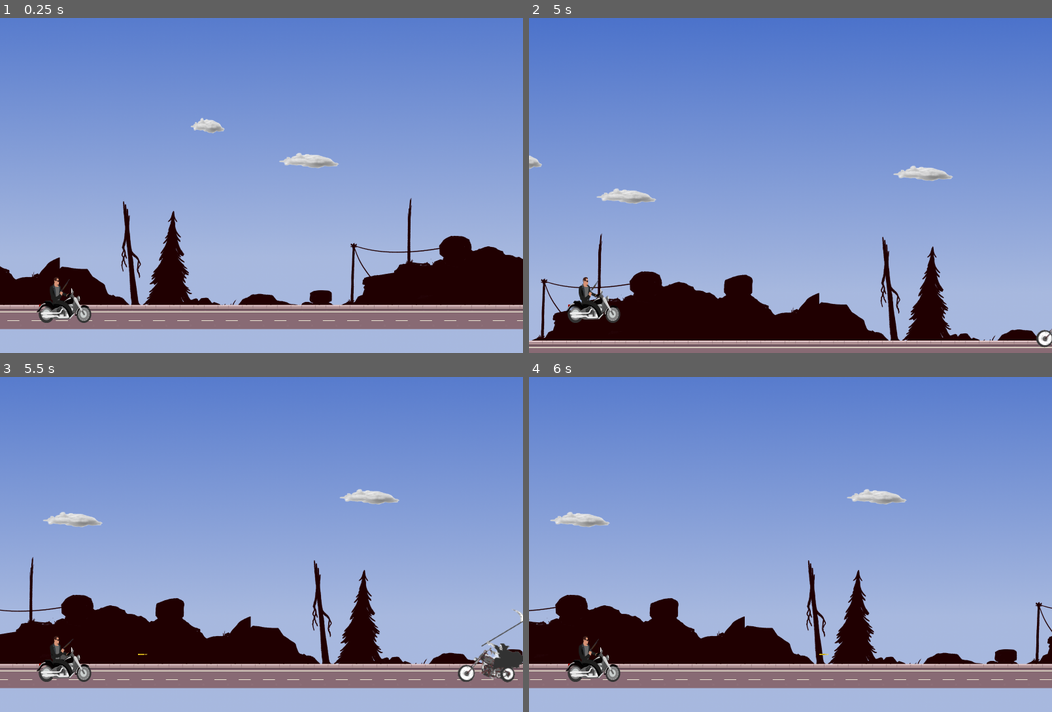
Above: before the commit, frames 1-4 (two rows, left to right).
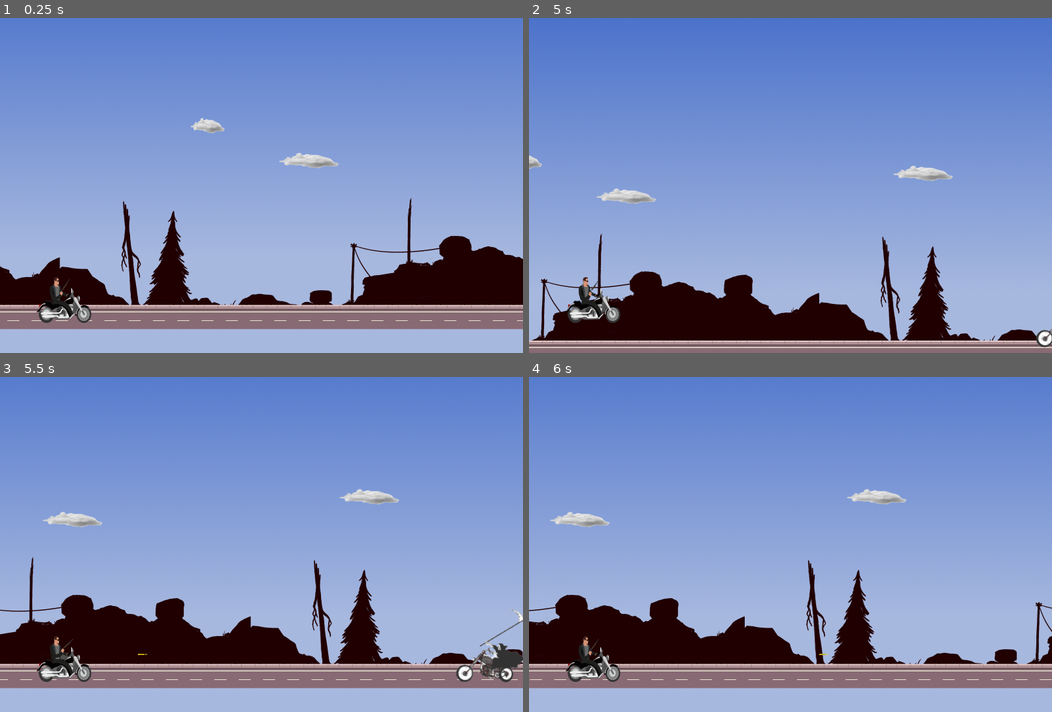
Above: after the commit, the same moments.

Repository: RafaelPuhl/Sons-Of-Anarchy-Game-GODOT-
Game: Godot game, scene res://scenes/Fase_1.tscn
The game is run twice, just before and just after one commit, with the same random seed, the same clock (stepped at 60 frames per second) and the same inputs.
Inputs:
- Up to frame 1 (0.25 s): no input
- Up to frame 2 (5 s): tap Enter at 0.5 s; hold F (atirar) 0.53-1.28 s; hold Right (right) 0.53-2.03 s; tap Space (jump) at 0.77, 1.52, 3.02, 3.77, 4.52 s; tap Left (stop) at 1.35, 2.85, 4.35 s; hold F (atirar) 2.03-2.78 s; hold Right (right) 2.78-4.28 s; hold F (atirar) 3.53-4.28 s
- Up to frame 3 (5.5 s): hold Right (right) from 5.03 s (still down); hold F (atirar) from 5.03 s (still down)
- Up to frame 4 (6 s): release Right (right) at 5.78 s; release F (atirar) at 5.78 s; tap Left (stop) at 5.85 s

Frames 1-2 are identical in both runs. In frame 3, 0.5% of the frame differs, in the area x 87-100%, y 69-92%; in frame 4, nothing differs.

Commit message:
pr_second_atualization

Diff:
--- a/Enemies/Enemy_Fear.gd
+++ b/Enemies/Enemy_Fear.gd
@@ -1,12 +1,19 @@
 extends KinematicBody2D
 
 const GRAVIDADE = 2500
+const speed = 200
+
 var velocidade = Vector2.ZERO
+var player = null
 
 func _ready():
 	add_to_group("enemies") # Adiciona o inimigo ao grupo "enemies"
-
+	player = get_parent().get_node("Player_JaxTeller") # Ajuste o nome do nó do jogador de acordo com a sua cena
 
 func _physics_process(delta):
 	velocidade.y += GRAVIDADE * delta
-	velocidade = move_and_slide(velocidade,Vector2.UP)
+	velocidade = move_and_slide(velocidade, Vector2.UP)
+	if is_on_floor() and player and player.is_inside_tree():
+		var direction = player.global_position - global_position
+		direction = direction.normalized()
+		velocidade += direction * speed * delta
--- /dev/null
+++ b/Fonts/Xolonium_40.tres
@@ -0,0 +1,7 @@
+[gd_resource type="DynamicFont" load_steps=2 format=2]
+
+[ext_resource path="res://Fonts/Xolonium-Regular.ttf" type="DynamicFontData" id=1]
+
+[resource]
+size = 40
+font_data = ExtResource( 1 )
--- /dev/null
+++ b/scenes/GameOverScreen.gd
@@ -0,0 +1,10 @@
+extends CanvasLayer
+
+
+
+func _on_RestartButton_pressed() -> void:
+	get_tree().change_scene("res://scenes/Fase_1.tscn")
+
+
+func _on_QuitButton_pressed() -> void:
+	get_tree().quit()
--- a/scenes/GameOverScreen.tscn
+++ b/scenes/GameOverScreen.tscn
@@ -1,6 +1,8 @@
-[gd_scene load_steps=3 format=2]
+[gd_scene load_steps=5 format=2]
 
 [ext_resource path="res://Fonts/Xolonium.tres" type="DynamicFont" id=1]
+[ext_resource path="res://Fonts/Xolonium_40.tres" type="DynamicFont" id=2]
+[ext_resource path="res://scenes/GameOverScreen.gd" type="Script" id=3]
 
 [sub_resource type="StyleBoxFlat" id=1]
 bg_color = Color( 0.662745, 0.25098, 0.25098, 1 )
@@ -12,24 +14,32 @@
 shadow_size = 50
 
 [node name="GameOverScreen" type="CanvasLayer"]
+script = ExtResource( 3 )
 
 [node name="PanelContainer" type="PanelContainer" parent="."]
-margin_right = 1600.0
-margin_bottom = 1024.0
+margin_right = 2752.0
+margin_bottom = 1600.0
 custom_styles/panel = SubResource( 1 )
 
 [node name="MarginContainer" type="MarginContainer" parent="PanelContainer"]
 margin_left = 10.0
 margin_top = 10.0
-margin_right = 1590.0
-margin_bottom = 1014.0
+margin_right = 2742.0
+margin_bottom = 1590.0
+custom_constants/margin_right = 90
+custom_constants/margin_top = 200
+custom_constants/margin_left = 90
+custom_constants/margin_bottom = 90
 
 [node name="Rows" type="VBoxContainer" parent="PanelContainer/MarginContainer"]
-margin_right = 1580.0
-margin_bottom = 1004.0
+margin_left = 90.0
+margin_top = 200.0
+margin_right = 2642.0
+margin_bottom = 1490.0
+custom_constants/separation = 50
 
 [node name="Title" type="Label" parent="PanelContainer/MarginContainer/Rows"]
-margin_right = 1580.0
+margin_right = 2552.0
 margin_bottom = 97.0
 custom_fonts/font = ExtResource( 1 )
 text = "Game Over"
@@ -37,12 +47,19 @@
 valign = 1
 uppercase = true
 
-[node name="Button" type="Button" parent="PanelContainer/MarginContainer/Rows"]
-margin_top = 101.0
-margin_right = 1580.0
-margin_bottom = 121.0
+[node name="RestartButton" type="Button" parent="PanelContainer/MarginContainer/Rows"]
+margin_top = 147.0
+margin_right = 2552.0
+margin_bottom = 202.0
+custom_fonts/font = ExtResource( 2 )
+text = "RESTART"
 
-[node name="Button2" type="Button" parent="PanelContainer/MarginContainer/Rows"]
-margin_top = 125.0
-margin_right = 1580.0
-margin_bottom = 145.0
+[node name="QuitButton" type="Button" parent="PanelContainer/MarginContainer/Rows"]
+margin_top = 252.0
+margin_right = 2552.0
+margin_bottom = 307.0
+custom_fonts/font = ExtResource( 2 )
+text = "QUIT"
+
+[connection signal="pressed" from="PanelContainer/MarginContainer/Rows/RestartButton" to="." method="_on_RestartButton_pressed"]
+[connection signal="pressed" from="PanelContainer/MarginContainer/Rows/QuitButton" to="." method="_on_QuitButton_pressed"]
